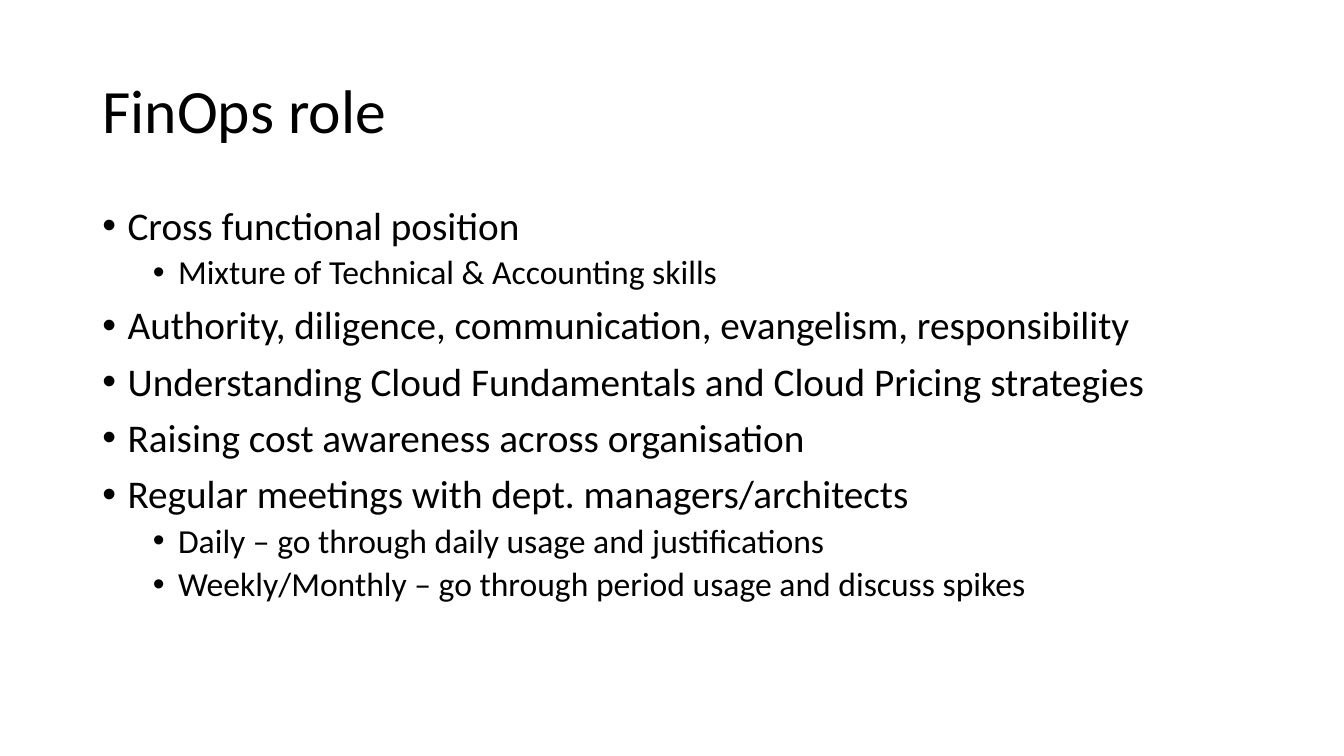
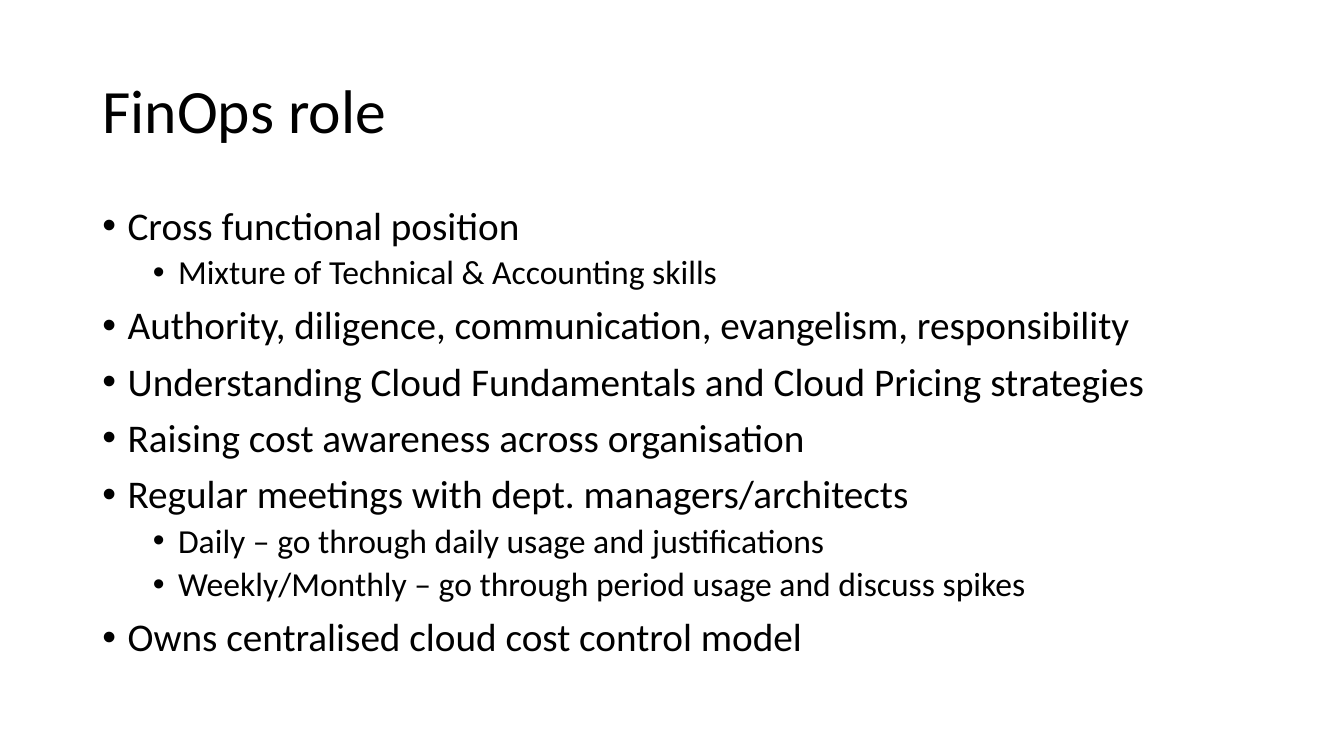
Before and after one commit to peterperov/MSFTCSA, a slide deck: slide 14 of 104-FinOps/Azure FinOps - Introduction.pptx. Drawn at 1344x756 pixels with LibreOffice and Linux fonts; fonts in the diff are those of the drawing. Boxes give left, top, right and bottom in pixels: in the first picture for what was removed or moved away, otherwise in the second. Text is boxed around its words. In the diff, an @@ line names an element or a change of style, - is before the commit and + after.

```diff
--- a/104-FinOps/Azure FinOps - Introduction.pptx
+++ b/104-FinOps/Azure FinOps - Introduction.pptx
@@ text at (x1=128, y1=623, x2=802, y2=652): paragraph added @@
+• Owns centralised cloud cost control model
```
Also in this commit, not shown: 3 slides added, 1 other file.
